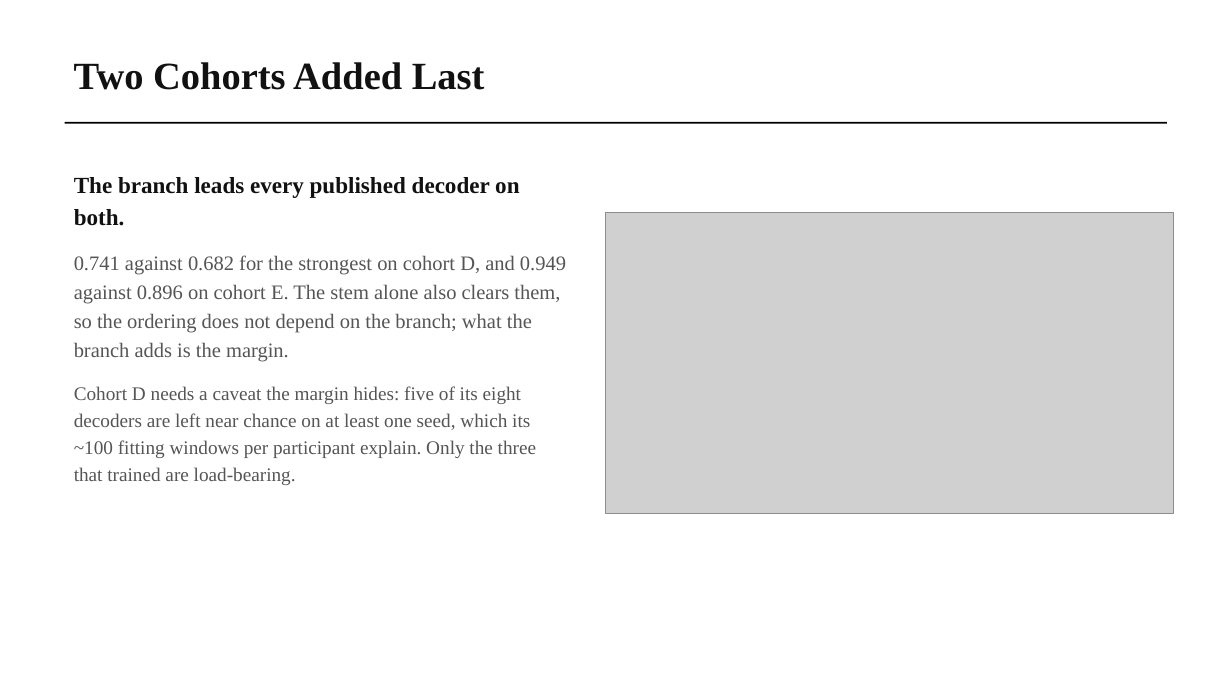
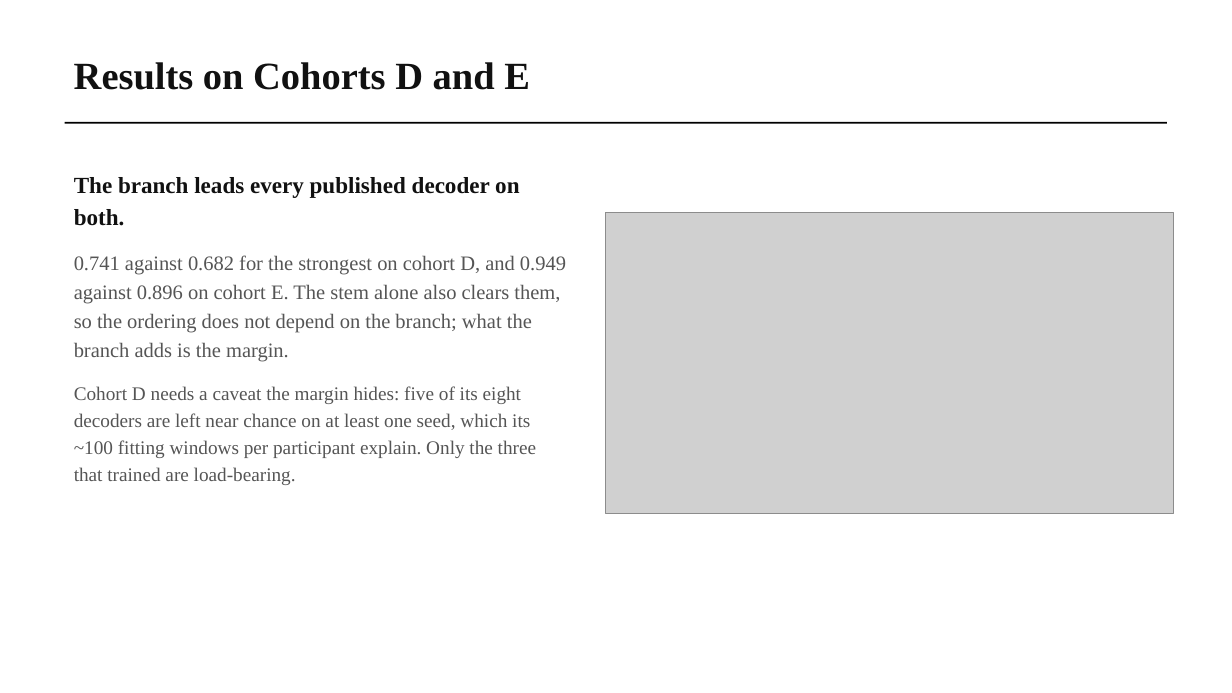
Before and after one commit to wshuv-o/calmnet, a slide deck: slide 21 of presentation/CALM-Net_final_presentation.pptx. Drawn at 1232x693 pixels with LibreOffice and Linux fonts; fonts in the diff are those of the drawing; grey boxes stand for pictures. Boxes give left, top, right and bottom in pixels: in the first picture for what was removed or moved away, otherwise in the second. Text is boxed around its words. In the diff, an @@ line names an element or a change of style, - is before the commit and + after.

```diff
--- a/presentation/CALM-Net_final_presentation.pptx
+++ b/presentation/CALM-Net_final_presentation.pptx
@@ text at box(74, 62, 530, 90): text changed @@
-Two Cohorts Added Last
+Results on Cohorts D and E
```
Also in this commit, not shown: 13 other slides changed, 2 other files.
